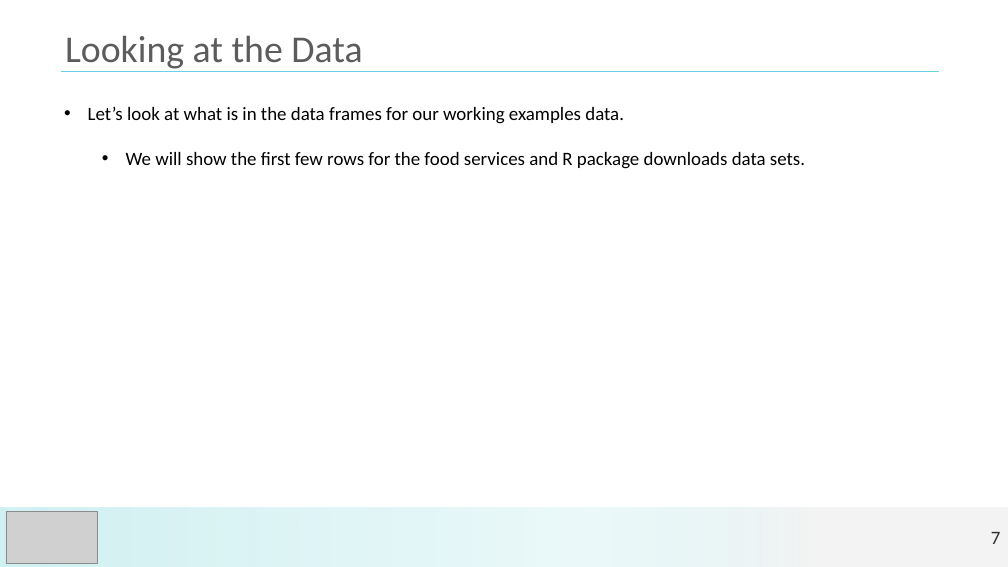
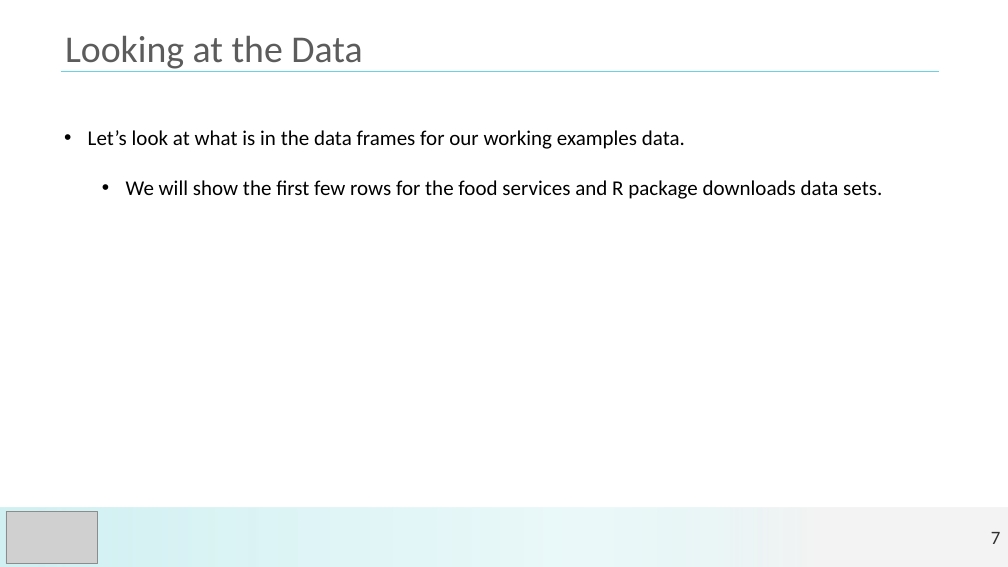
Before and after one commit to jmgraham30/SWBmodules, a slide deck: slide 7 of slides/date_time_lecture.pptx. Drawn at 1008x567 pixels with LibreOffice and Linux fonts; fonts in the diff are those of the drawing; grey boxes stand for pictures. Boxes give left, top, right and bottom in pixels: in the first picture for what was removed or moved away, otherwise in the second. Text is boxed around its words. In the diff, an @@ line names an element or a change of style, - is before the commit and + after.

```diff
--- a/slides/date_time_lecture.pptx
+++ b/slides/date_time_lecture.pptx
@@ text "Let’s look at what is ...": place and size @@
-text "Let’s look at what is ..." at <box>88,107,805,169</box>
+text "Let’s look at what is ..." at <box>88,130,882,199</box>
@@ text "Let’s look at what is ..." at <box>88,130,882,199</box>: size 18 to 20 pt @@
```
Also in this commit, not shown: 17 other slides changed, 5 other files.
